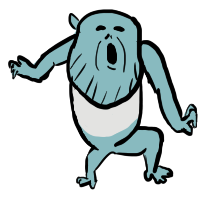
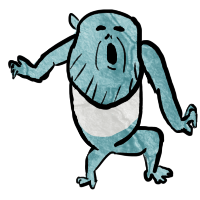
Before/after of a 200 × 200 layered artwork. What changed in the layer stack:
added layer "Paint Layer 3" (soft light) above "Paint Layer 1" over (11, 12, 196, 187)
